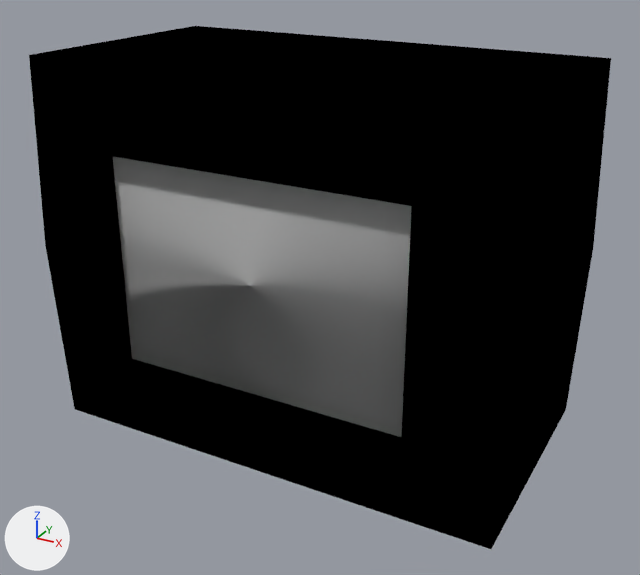
The Blender file produccion/animation/sc1_sh1-2-3.blend as it was, and as the next commit left it.
Rendered twice from a camera (50 mm lens) standing at (0.361, -0.68, 0.29) and looking at (-0.012, 0.0, -0.05). Lighting does not change. The marker at lower left points along +X, +Y and +Z. The same objects are shown in both versions, whatever each file hides.

Names of what the first picture shows: 'TV.004'.
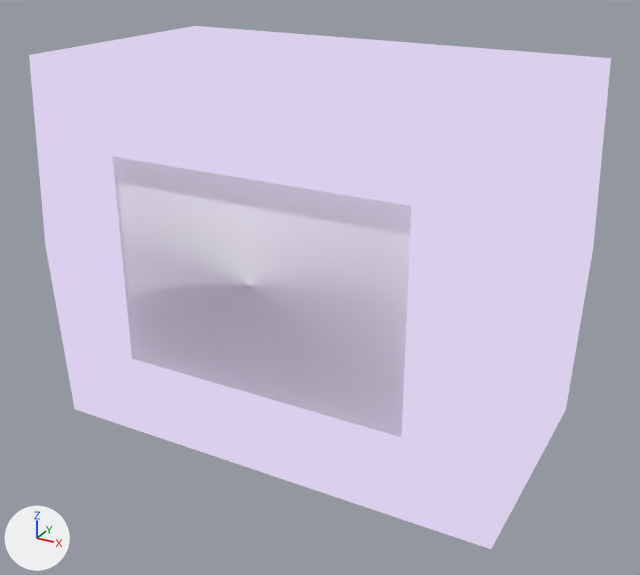
Where the change shows, as pixel boxes [x1, y1, x2, y2] in the pictures (640 x 575 px):
part 1 of me_cube_004, recoloured: after [29, 26, 611, 549]

The change, as a diff of the scene's bpy script:
```diff
--- a/produccion/animation/sc1_sh1-2-3.blend.py
+++ b/produccion/animation/sc1_sh1-2-3.blend.py
@@ me_cube_004 @@
 me_cube_004.from_pydata(...)  # 36 vertices, 34 faces; spans x -0.222..0.222, y -0.149..0.213, z -0.171..0.171
 # used by ob_tv_004; location = (0.0, 0.0, 0.0)
+# me_cube_004 part 1: all 32 faces that had it switch from mat_material_003 to mat_tvmat
 me_cube_004.materials.append(mat_tvscreen_001)
```
